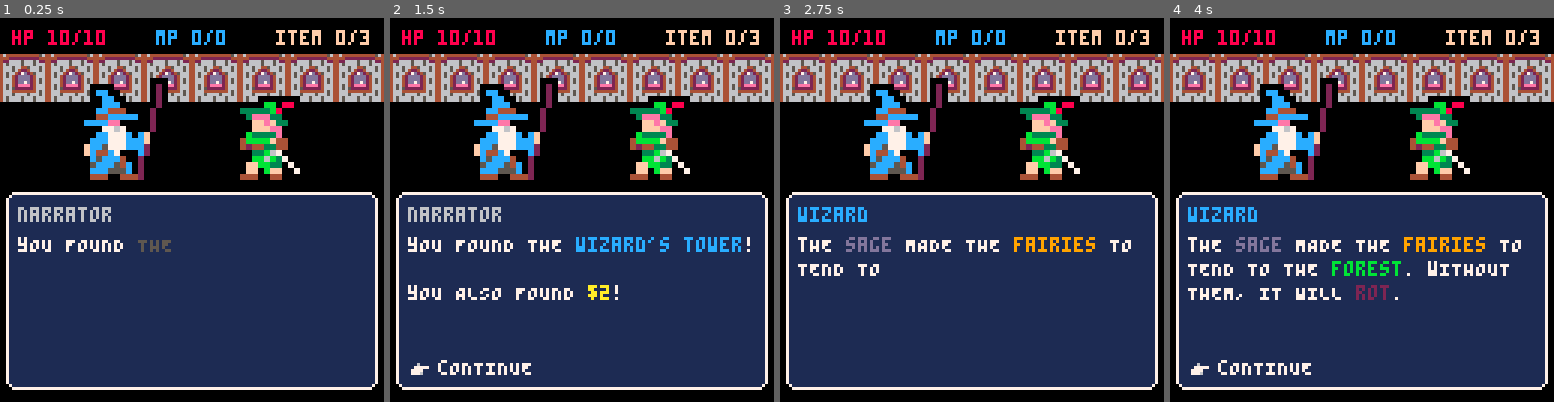
Above: before the commit, frames 1-4 (left to right).
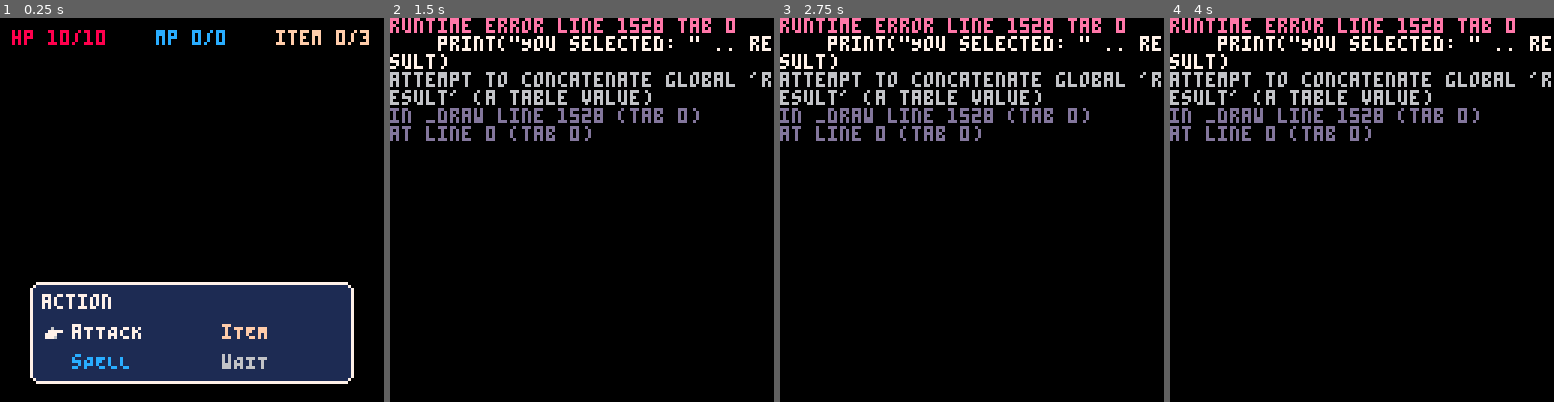
Above: after the commit, the same moments.

Repository: AddisonMink/pico8-prg
Game: PICO-8 cartridge main.p8
Same seed, same stepped clock (60 frames per second), same inputs: the game is played once before the commit and once after it.
Inputs:
- Up to frame 1 (0.25 s): no input
- Up to frame 2 (1.5 s): tap X (X key) at 0.33, 1.07 s; tap O (Z key) at 0.7 s
- Up to frame 3 (2.75 s): hold Right 1.6-2.1 s; tap O (Z key) at 1.7, 2.1, 2.5 s; tap X (X key) at 1.85 s; hold Up 2.15-2.42 s; hold Right from 2.47 s (still down)
- Up to frame 4 (4 s): tap O (Z key) at 2.9, 3.3, 3.7 s; tap X (X key) at 2.97 s; release Right at 3.03 s; hold Left 3.08-3.58 s; hold Down 3.63-3.97 s

The runs differ from the first frame. In frame 1, 47% of the frame differs, in the area x 0-100%, y 9-97%; in frame 2, 70%, in the area x 0-100%, y 0-97%; in frame 3, 70%; in frame 4, 70%.
Error after the commit: runtime error line 1528 tab 0; print("You selected: " .. result); attempt to concatenate global 'result' (a table value)

Commit message:
add battle menu.

Diff:
--- /dev/null
+++ b/battle_menu.lua
@@ -0,0 +1,127 @@
+function battle_menu_new()
+  local x, y, w, h = 10, 88, 108, 34
+  local index_i, index_j = 1, 1
+  global.items = { 1, 2, 0 }
+
+  local action_state = {
+    title = rich_text_parse("ACTION"),
+    options = {
+      { name = rich_text_parse("Attack"), ok = true, result = { attack = true } },
+      { name = rich_text_parse("<c15>Item"), ok = true, state = "item" },
+      { name = rich_text_parse("<c12>Spell"), ok = true, state = "spell" },
+      { name = rich_text_parse("<c6>Wait"), ok = true, result = { wait = true } }
+    }
+  }
+
+  local spell_state = {
+    title = rich_text_parse("SPELL"),
+    options = {
+      {
+        name = rich_text_parse(spell_candle.name .. " <c12>" .. spell_candle.mp_cost .. "MP"),
+        ok = global.spells[1] and global.mp >= spell_candle.mp_cost,
+        result = { spell = spell_candle }
+      },
+      {
+        name = rich_text_parse(spell_dispel.name .. " <c12>" .. spell_dispel.mp_cost .. "MP"),
+        ok = global.spells[2] and global.mp >= spell_dispel.mp_cost,
+        result = { spell = spell_dispel }
+      },
+      {
+        name = rich_text_parse(spell_curse.name .. "  <c12>" .. spell_curse.mp_cost .. "MP"),
+        ok = global.spells[3] and global.mp >= spell_curse.mp_cost,
+        result = { spell = spell_curse }
+      }
+    }
+  }
+
+  local item_state = {
+    title = rich_text_parse("ITEM"),
+    options = {
+      {
+        name = rich_text_parse(item_shield.name .. " <r>x" .. global.items[1]),
+        ok = global.items[1] > 0,
+        result = { item = item_shield }
+      },
+      {
+        name = rich_text_parse(item_resin.name .. " <r>x" .. global.items[2]),
+        ok = global.items[2] > 0,
+        result = { item = item_resin }
+      },
+      {
+        name = rich_text_parse(item_talisman.name .. " <r>x" .. global.items[3]),
+        ok = global.items[3] > 0,
+        result = { item = item_talisman }
+      }
+    }
+  }
+
+  local states = {
+    action = action_state,
+    spell = spell_state,
+    item = item_state
+  }
+
+  local state = action_state
+  local me = {}
+
+  function me:load()
+    state = action_state
+    index_i = 1
+    index_j = 1
+  end
+
+  function me:update()
+    if btnp(0) then
+      index_i = (index_i - 2) % 2 + 1
+    elseif btnp(1) then
+      index_i = index_i % 2 + 1
+    elseif btnp(2) then
+      index_j = (index_j - 2) % 2 + 1
+    elseif btnp(3) then
+      index_j = index_j % 2 + 1
+    elseif btnp(4) then
+      local index = (index_j - 1) * 2 + index_i
+      local option = state.options[index]
+      if option and option.ok then
+        if not option.ok then
+          return
+        elseif option.state then
+          state = states[option.state]
+          index_i = 1
+          index_j = 1
+        elseif option.result then
+          return option.result
+        end
+      end
+    elseif btnp(5) then
+      state = action_state
+    end
+  end
+
+  function me:draw()
+    local x, y = x, y
+    draw_panel(1, x, y, w, h)
+    x += 4
+    y += 4
+    rich_text_print(state.title, x, y)
+    y += 10
+    for i = 1, 2 do
+      for j = 1, 2 do
+        local x = x + (i - 1) * 50 + 10
+        local y = y + (j - 1) * 10
+        local index = (j - 1) * 2 + i
+        local option = state.options[index]
+
+        if option then
+          rich_text_print(option.name, x, y, not option.ok and 5)
+        end
+
+        if i == index_i and j == index_j then
+          spr(16, x - 10, y)
+        end
+      end
+    end
+  end
+
+  return me
+end
--- a/global.lua
+++ b/global.lua
@@ -8,6 +8,7 @@
   item_count = 0,
   max_item_count = 3,
   money = 0,
+  items = { 0, 0, 0 },
   spells = { false, false, false },
   flags = {}
 }
--- a/item.lua
+++ b/item.lua
@@ -1,13 +1,11 @@
 item_shield = {
-  id = 1,
-  name = "<c6>Shield",
+name = "<c6>Shield",
   compile_effects = function(player, enemy)
     return { { status = "armor", target = player, dur = 2 } }
   end
 }
 
 item_resin = {
-  id = 2,
   name = "<c8>Resin",
   compile_effects = function(player, enemy)
     return { { status = "strength", target = player, dur = 2 } }
@@ -15,7 +13,6 @@
 }
 
 item_talisman = {
-  id = 3,
   name = "<c14>Sigil",
   compile_effects = function(player, enemy)
     return {
@@ -24,9 +21,3 @@
     }
   end
 }
-
-item_data = {
-  [item_shield.id] = item_shield,
-  [item_resin.id] = item_resin,
-  [item_talisman.id] = item_talisman
-}
--- a/main.p8
+++ b/main.p8
@@ -13,9 +13,10 @@
 #include equipment.lua
 #include spell.lua
 #include enemy.lua
+#include battle_menu.lua
 #include battle.lua
 
-dialogue = wizard
+dialogue = battle_menu_new()
 result = nil
 dialogue:load()
 
--- a/spell.lua
+++ b/spell.lua
@@ -1,5 +1,4 @@
 spell_candle = {
-  id = 1,
   name = "<c8>Candle",
   mp_cost = 1,
   compile_effects = function(player, enemy)
@@ -11,7 +10,6 @@
 }
 
 spell_dispel = {
-  id = 2,
   name = "<c14>Dispel",
   mp_cost = 2,
   compile_effects = function(player, enemy)
@@ -24,8 +22,7 @@
   end
 }
 
-spell_death = {
-  id = 3,
+spell_curse = {
   name = "<c2>Curse",
   mp_cost = 3,
   compile_effects = function(player, enemy)
@@ -35,9 +32,3 @@
     }
   end
 }
-
-spell_data = {
-  [spell_candle.id] = spell_candle,
-  [spell_dispel.id] = spell_dispel,
-  [spell_death.id] = spell_death
-}
